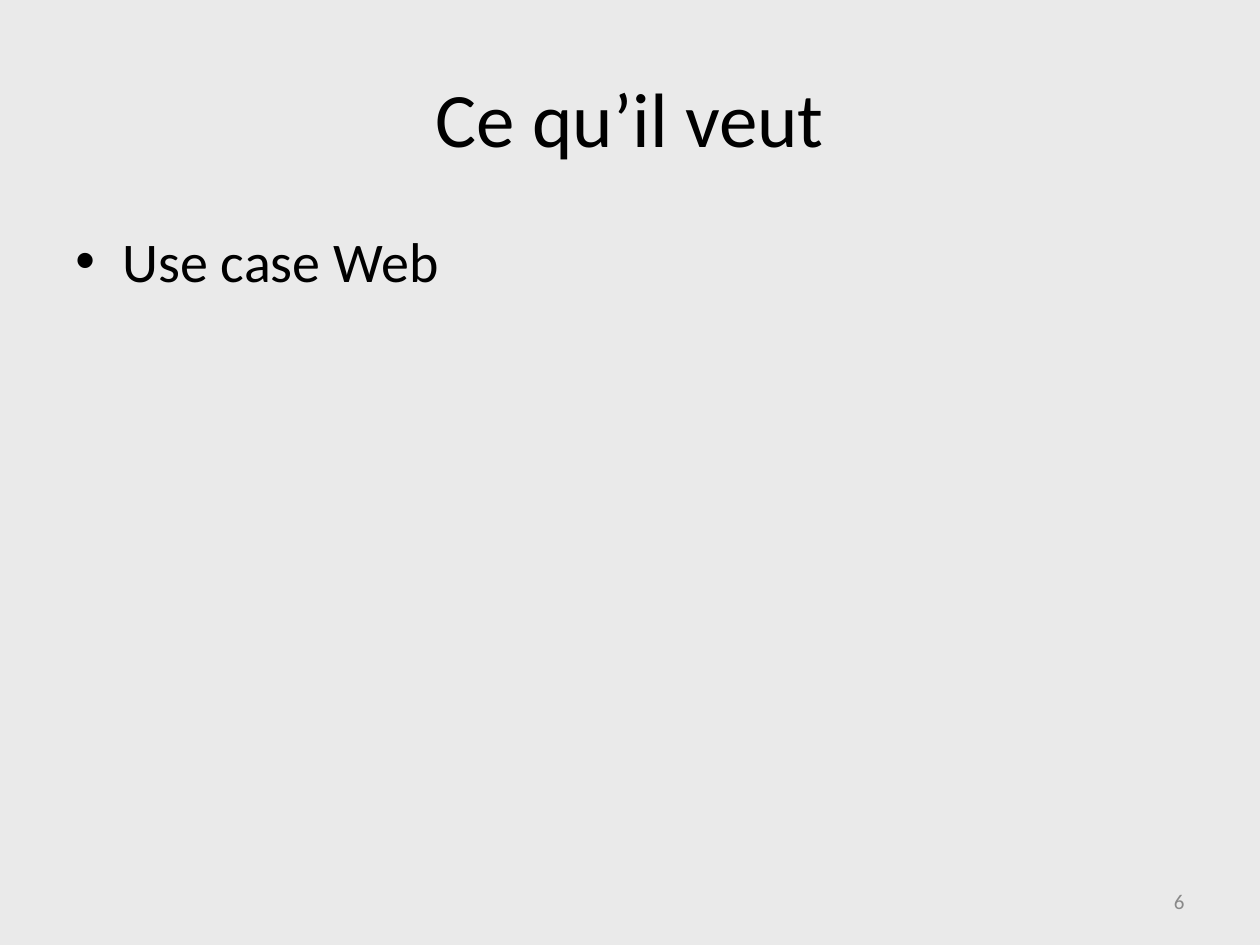
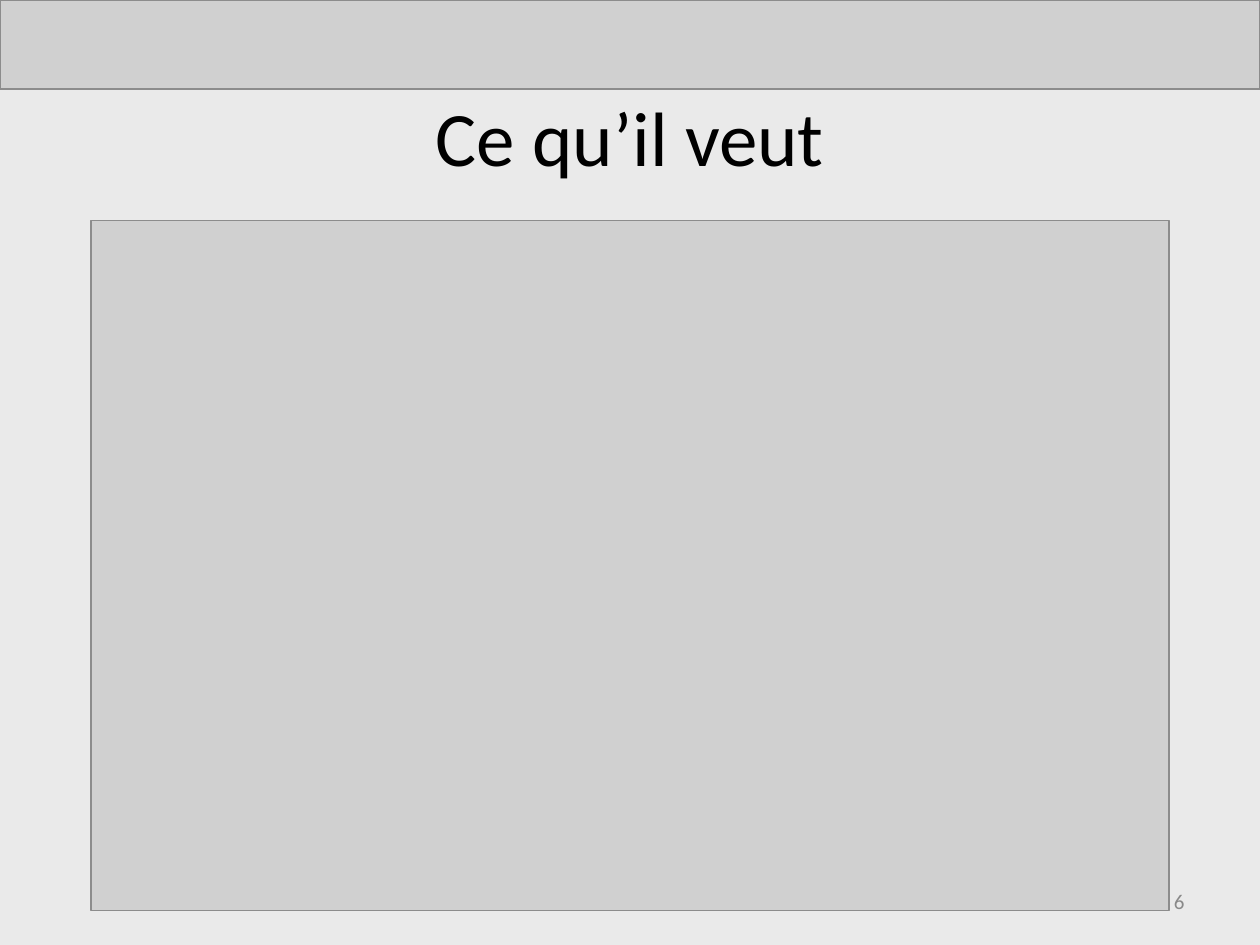
Before and after one commit to AdrienLombard/SimplePass, a slide deck: slide 6 of source/Projet Courchevel - Bilan intermédiaire - Version Adrien.ppt. Drawn at 1260x945 pixels with LibreOffice and Linux fonts; fonts in the diff are those of the drawing; grey boxes stand for pictures. Boxes give left, top, right and bottom in pixels: in the first picture for what was removed or moved away, otherwise in the second. Text is boxed around its words. In the diff, an @@ line names an element or a change of style, - is before the commit and + after.

```diff
--- a/source/Projet Courchevel - Bilan intermédiaire - Version Adrien.ppt
+++ b/source/Projet Courchevel - Bilan intermédiaire - Version Adrien.ppt
@@ picture added at [0, 0, 1260, 89] @@
@@ title "Ce qu’il veut": place and size @@
-title "Ce qu’il veut" at [436, 93, 823, 160]
+title "Ce qu’il veut" at [436, 112, 823, 179]
@@ picture added at [91, 220, 1169, 911] @@
@@ text removed at [123, 243, 438, 283] @@
-• Use case Web
```
Also in this commit, not shown: 2 other slides changed.
